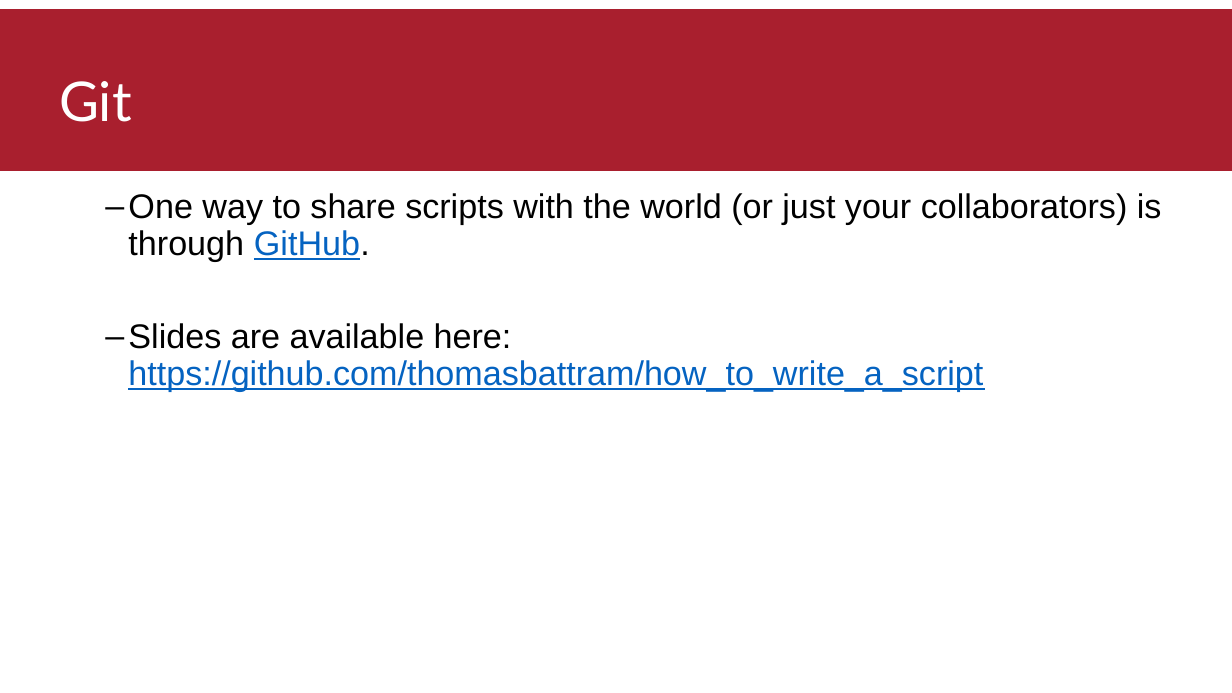
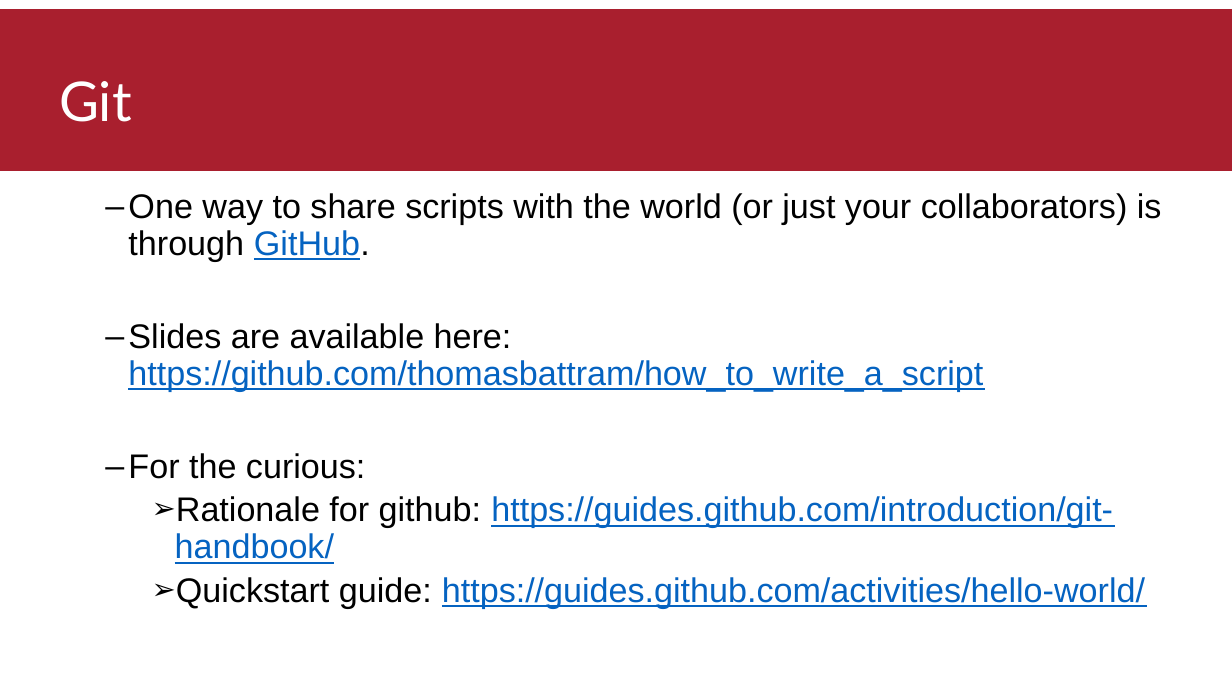
Before and after one commit to thomasbattram/how_to_write_a_script, a slide deck: slide 18 of slides/how_to_write_a_script.pptx. Drawn at 1232x693 pixels with LibreOffice and Linux fonts; fonts in the diff are those of the drawing; background and template pictures are left out. Boxes give left, top, right and bottom in pixels: in the first picture for what was removed or moved away, otherwise in the second. Text is boxed around its words. In the diff, an @@ line names an element or a change of style, - is before the commit and + after.

```diff
--- a/slides/how_to_write_a_script.pptx
+++ b/slides/how_to_write_a_script.pptx
@@ text at <box>128,453,1145,608</box>: paragraphs added @@
+  – For the curious:
+    ➢ Rationale for github: https://guides.github.com/introduction/git-handbook/
+    ➢ Quickstart guide: https://guides.github.com/activities/hello-world/
```
Also in this commit, not shown: 1 other slide changed, 6 other files.
